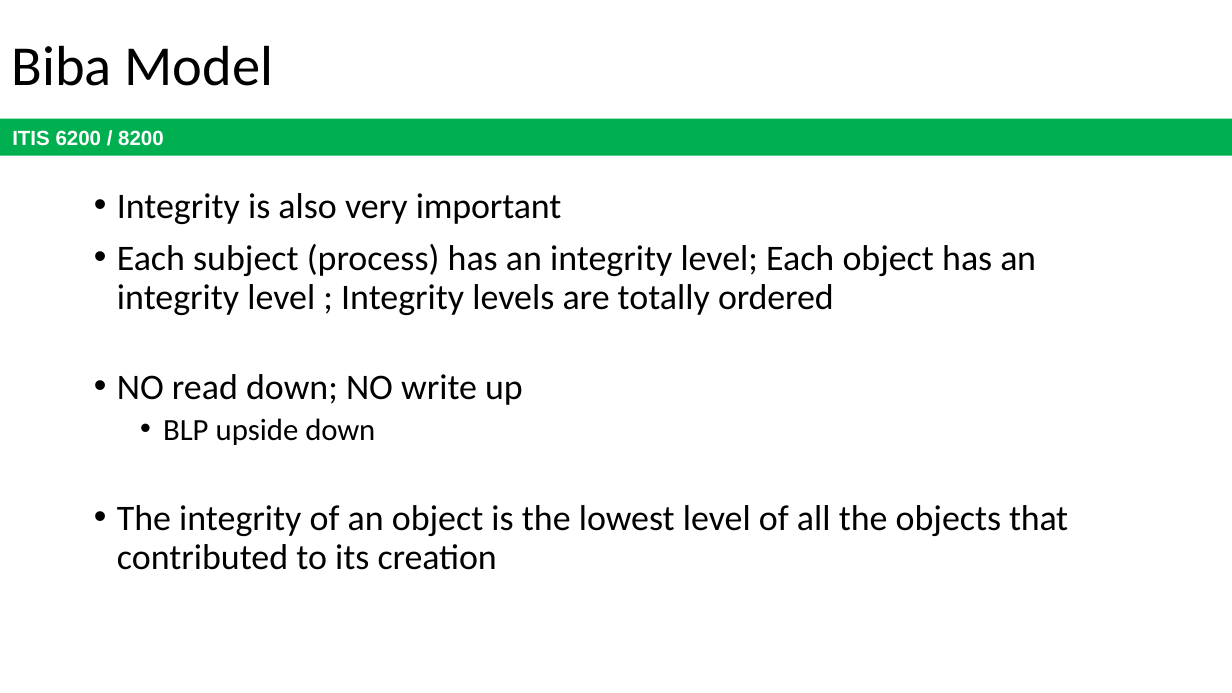
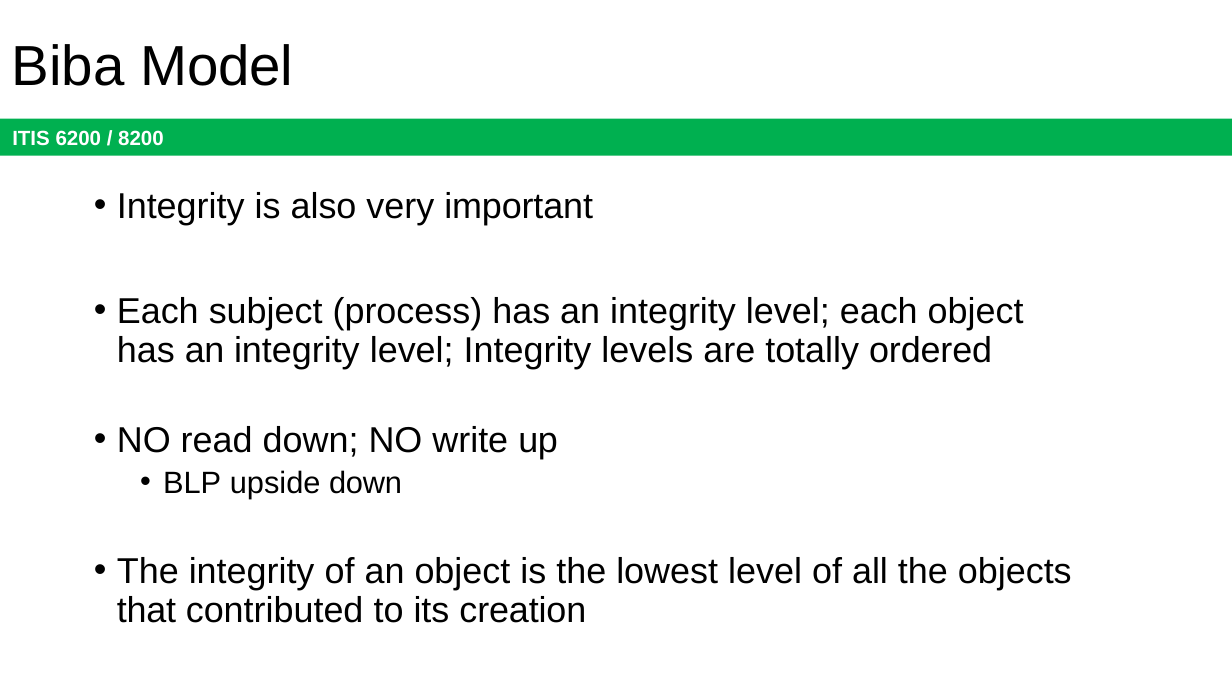
Before and after one commit to jx5c/github.io, a slide deck: slide 35 of teaching/ITIS6200/2023fa/lectures/lec09.pptx. Drawn at 1232x693 pixels with LibreOffice and Linux fonts; fonts in the diff are those of the drawing. Boxes give left, top, right and bottom in pixels: in the first picture for what was removed or moved away, otherwise in the second. Text is boxed around its words. In the diff, an @@ line names an element or a change of style, - is before the commit and + after.

```diff
--- a/teaching/ITIS6200/2023fa/lectures/lec09.pptx
+++ b/teaching/ITIS6200/2023fa/lectures/lec09.pptx
@@ title "Biba Model" at (12,44,293,86): font Calibri to Arial @@
@@ text at (117,192,1072,623): font Calibri to Arial in "Integrity is also very important", "NO read down; NO write up", "BLP upside down", "The integrity of an object is the ..." @@
@@ text at (117,297,1024,369): text changed; font Calibri to Arial @@
-• Each subject (process) has an integrity level; Each object has an integrity level ; Integrity levels are totally ordered
+• Each subject (process) has an integrity level; each object has an integrity level; Integrity levels are totally ordered
```
Also in this commit, not shown: 29 other slides changed, 1 slide added, 1 slide removed.
